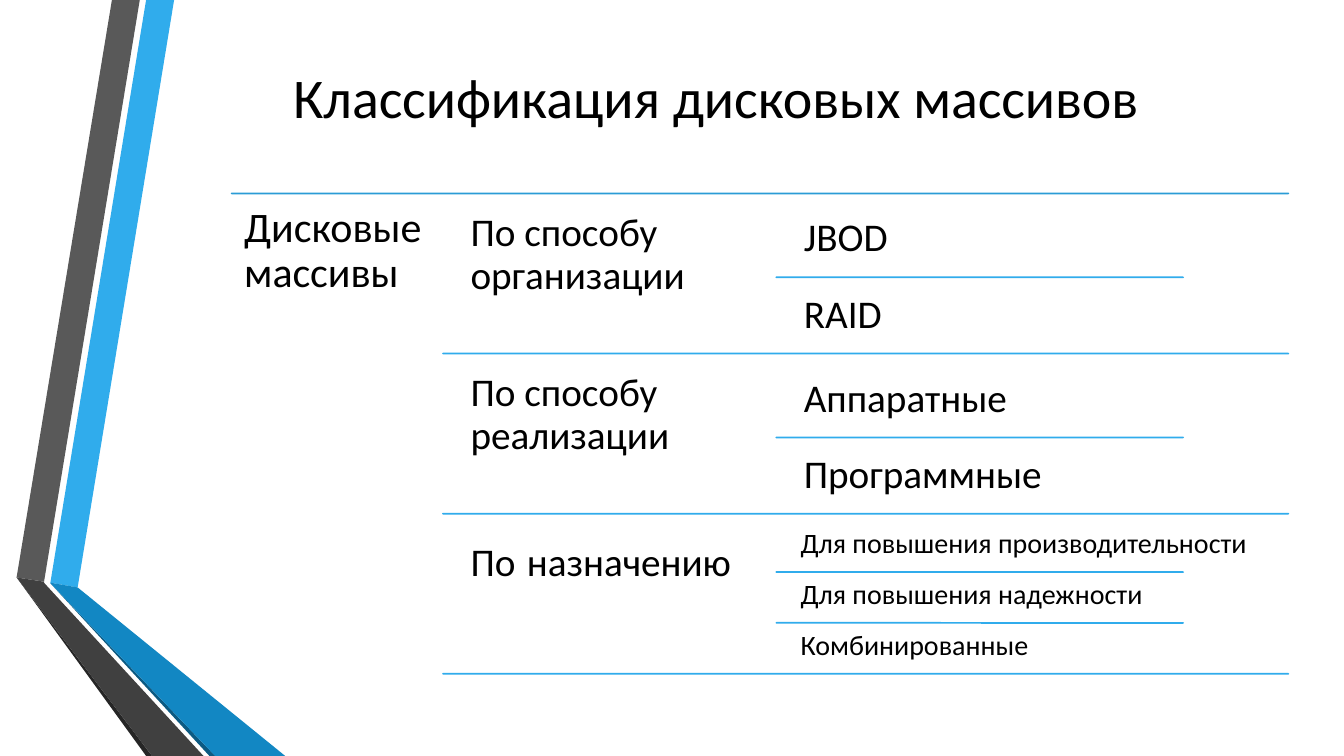
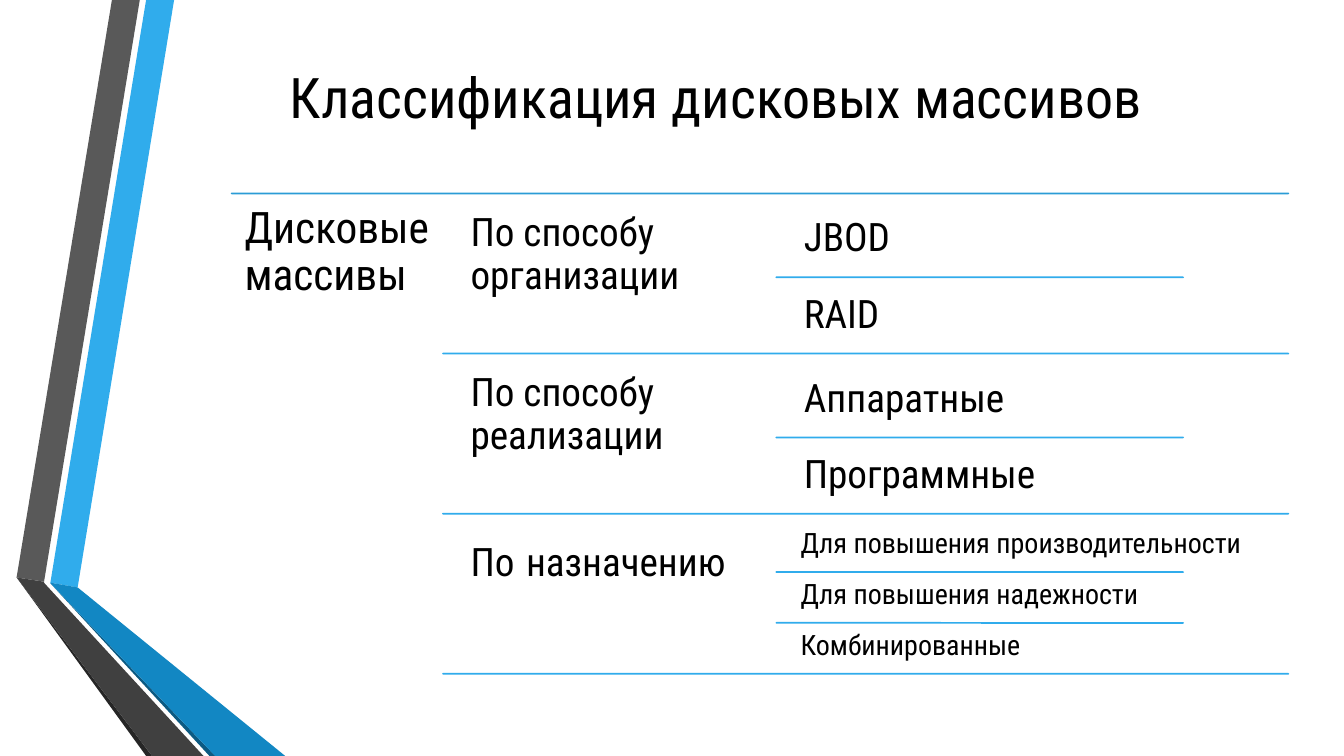
Before and after one commit to Silvarious9862/iiuvm, a slide deck: slide 3 of kr/250541_Бобрик_ВЮ_КР_ИиУВМ.pptx. Drawn at 1344x756 pixels with LibreOffice and Linux fonts; fonts in the diff are those of the drawing; background and template pictures are left out. Boxes give left, top, right and bottom in pixels: in the first picture for what was removed or moved away, otherwise in the second. Text is boxed around its words. In the diff, an @@ line names an element or a change of style, - is before the commit and + after.

```diff
--- a/kr/250541_Бобрик_ВЮ_КР_ИиУВМ.pptx
+++ b/kr/250541_Бобрик_ВЮ_КР_ИиУВМ.pptx
@@ text "Дисковые массивы" at (245, 212, 429, 291): size 30 to 31 pt, font Calibri to Roboto Condensed @@
@@ font Calibri to Roboto Condensed in 11 elements at (290, 76, 1141, 130), (471, 216, 680, 297), (804, 222, 890, 252), (804, 300, 879, 328), (471, 376, 664, 457), (804, 384, 1004, 420), (804, 460, 1035, 496), (471, 548, 725, 577), (801, 533, 1241, 559), (801, 584, 1138, 609), (801, 633, 1021, 661) @@
```
Also in this commit, not shown: 2 other slides changed, 21 slides added, 1 slide removed, 17 other files.
